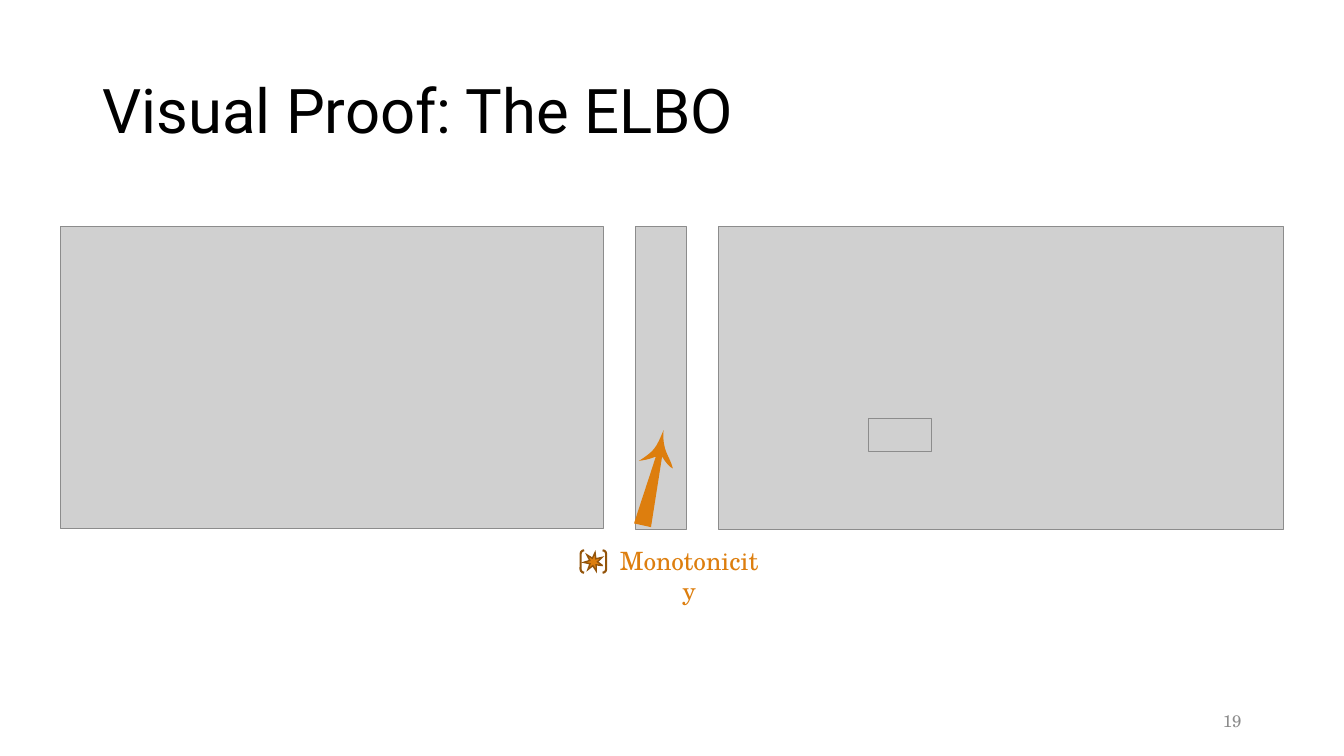
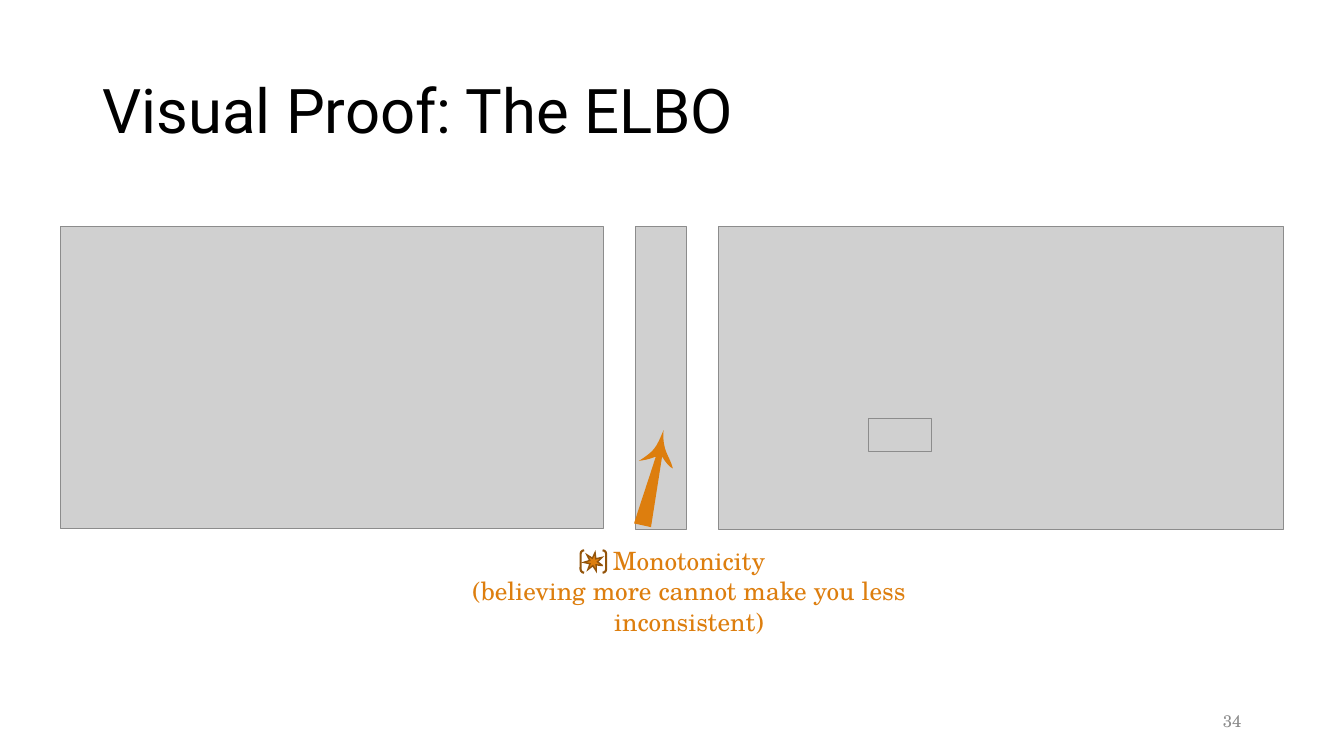
Before and after one commit to orichardson/pdg-expts, a slide deck: slide 34 of present/ai-seminar-2023/one-true-loss--45min.pptx (slide 19 before the commit). Drawn at 1344x756 pixels with LibreOffice and Linux fonts; fonts in the diff are those of the drawing; grey boxes stand for pictures. Boxes give left, top, right and bottom in pixels: in the first picture for what was removed or moved away, otherwise in the second. Text is boxed around its words. In the diff, an @@ line names an element or a change of style, - is before the commit and + after.

```diff
--- a/present/ai-seminar-2023/one-true-loss--45min.pptx
+++ b/present/ai-seminar-2023/one-true-loss--45min.pptx
@@ text at box(472, 551, 906, 634): text changed @@
-Monotonicity
+Monotonicity
+(believing more cannot make you less inconsistent)
@@ page number at box(1223, 715, 1242, 727): text changed @@
-19
+34
```
Also in this commit, not shown: 15 other slides changed, 19 slides added.
